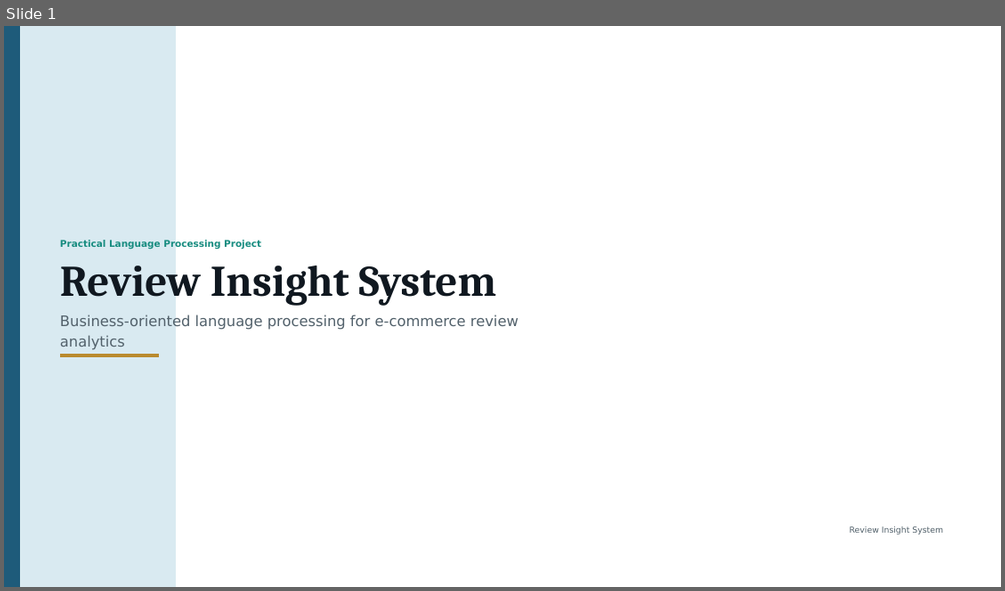
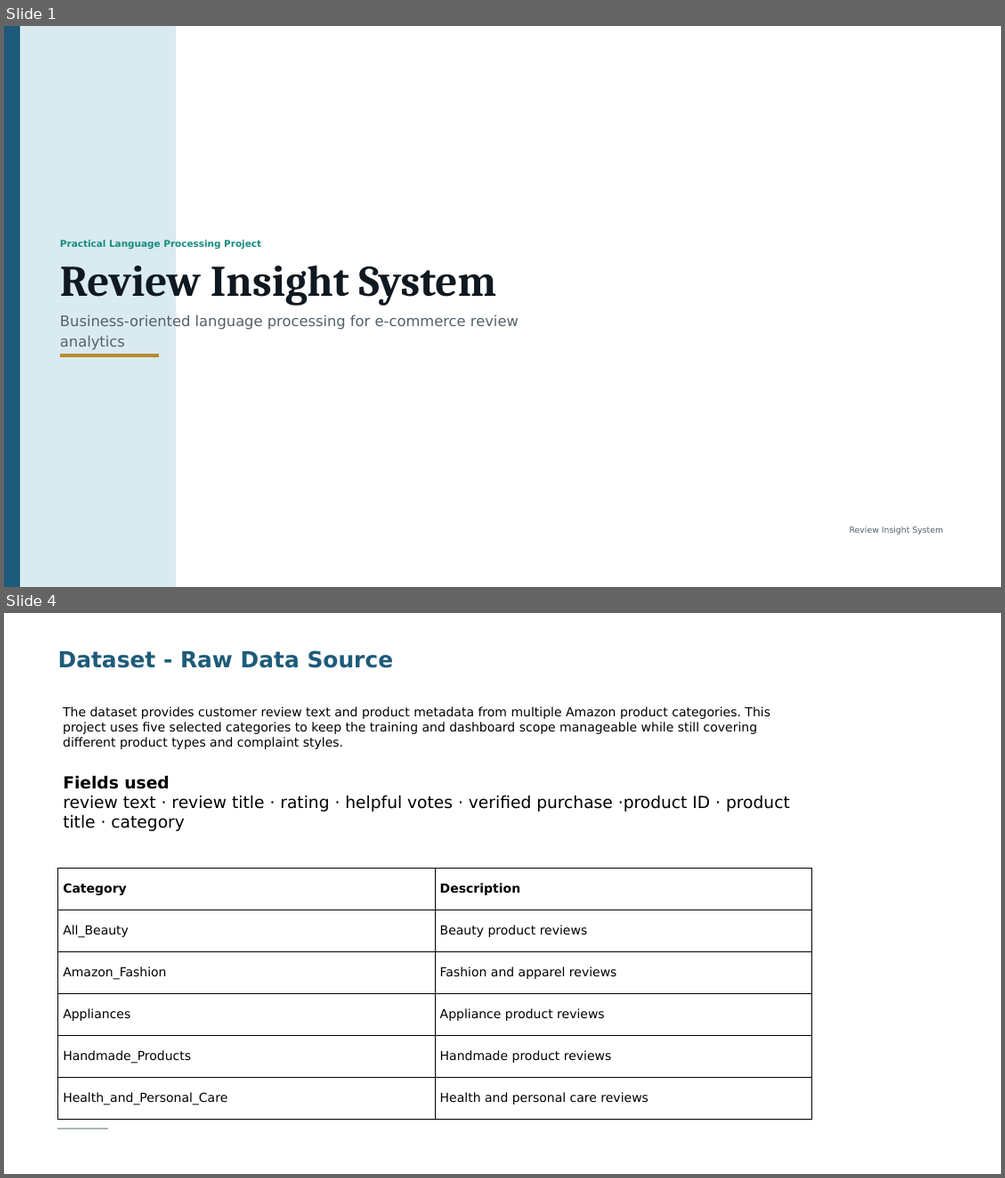
Before and after one commit to mrzhao11/Review_Insight_System-ISY5004-Group14, a slide deck: Review-Insight-System.pptx. Shown one above the other, each under a label of ours: slide 1 before the commit, slides 1 and 4 after it; the slides between them are not shown. The pictures are 1005x591 and 1005x1178 pixels, drawn with LibreOffice and Linux fonts; fonts in the diff are those of the drawing. Boxes give left, top, right and bottom in pixels: in the first picture for what was removed or moved away, otherwise in the second. Text is boxed around its words. In the diff, an @@ line names an element or a change of style, - is before the commit and + after.

Commit message:
update ppt

```diff
--- a/Review-Insight-System.pptx
+++ b/Review-Insight-System.pptx
@@ slide 4 added at <box>4,613,1001,1174</box>, background #FFFFFF @@
@@ text added at <box>58,650,394,668</box>, 32 pt, text #1E5B7A, bold @@
+Dataset - Raw Data Source
@@ text added at <box>63,706,770,749</box>, 18 pt, text #000000 @@
+The dataset provides customer review text and product metadata from multiple Amazon product categories. This project uses five selected categories to keep the training and dashboard scope manageable while still covering different product types and complaint styles.
@@ text added at <box>63,775,790,831</box>, 24 pt, text #000000 @@
+Fields used
+review text · review title · rating · helpful votes · verified purchase ·product ID · product title · category
@@ table added at <box>57,868,811,1119</box>, 6 rows, 2 columns @@
+Category | Description
+All_Beauty | Beauty product reviews
+Amazon_Fashion | Fashion and apparel reviews
+Appliances | Appliance product reviews
+Handmade_Products | Handmade product reviews
+Health_and_Personal_Care | Health and personal care reviews
@@ rectangle added at <box>57,1127,107,1129</box>, fill #A9B8B0, outline #A9B8B0 0 pt @@
```
Also in this commit, not shown: 1 slide changed, 10 other slides added, 5 slides removed.
